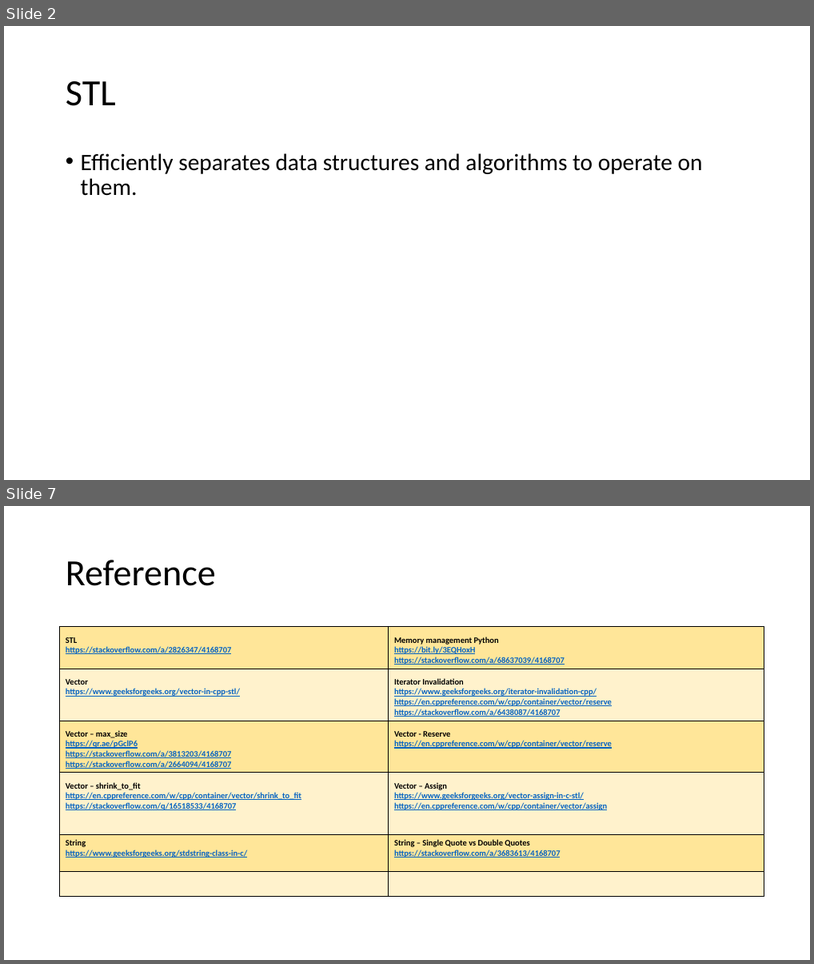
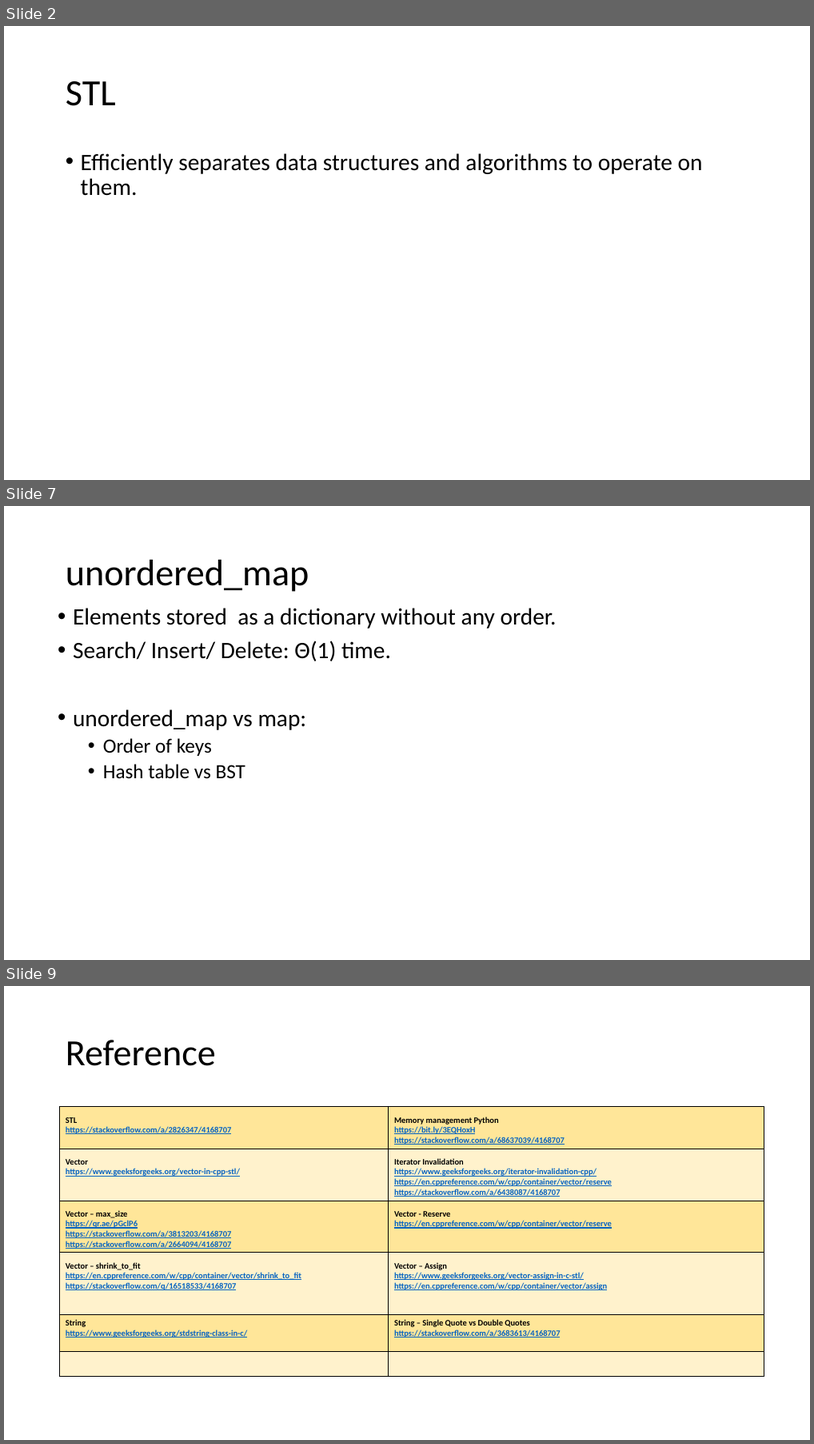
Before and after one commit to muksiddheswar/Tiny-CPP-Examples, a slide deck: CPP-Examples/STL/STL_Presentation.pptx. Shown one above the other, each under a label of ours: slides 2 and 7 before the commit, slides 2, 7 and 9 after it; the slides between them are not shown. The pictures are 814x964 and 814x1444 pixels, drawn with LibreOffice and Linux fonts; fonts in the diff are those of the drawing. Boxes give left, top, right and bottom in pixels: in the first picture for what was removed or moved away, otherwise in the second. Text is boxed around its words. In the diff, an @@ line names an element or a change of style, - is before the commit and + after.

```diff
--- a/CPP-Examples/STL/STL_Presentation.pptx
+++ b/CPP-Examples/STL/STL_Presentation.pptx
@@ slide 7 added at [4, 506, 810, 960], background #FFFFFF @@
@@ title added at [66, 560, 310, 592], 44 pt, text #000000 @@
+unordered_map
@@ text added at [73, 608, 557, 779], 28 pt, text #000000 @@
+• Elements stored as a dictionary without any order.
+• Search/ Insert/ Delete: Θ(1) time.
+• unordered_map vs map:
+  • Order of keys
+  • Hash table vs BST
@@ what was slide 7 is now slide 9 @@
```
Also in this commit, not shown: 4 slides changed, 1 other slide added, 3 other files.
